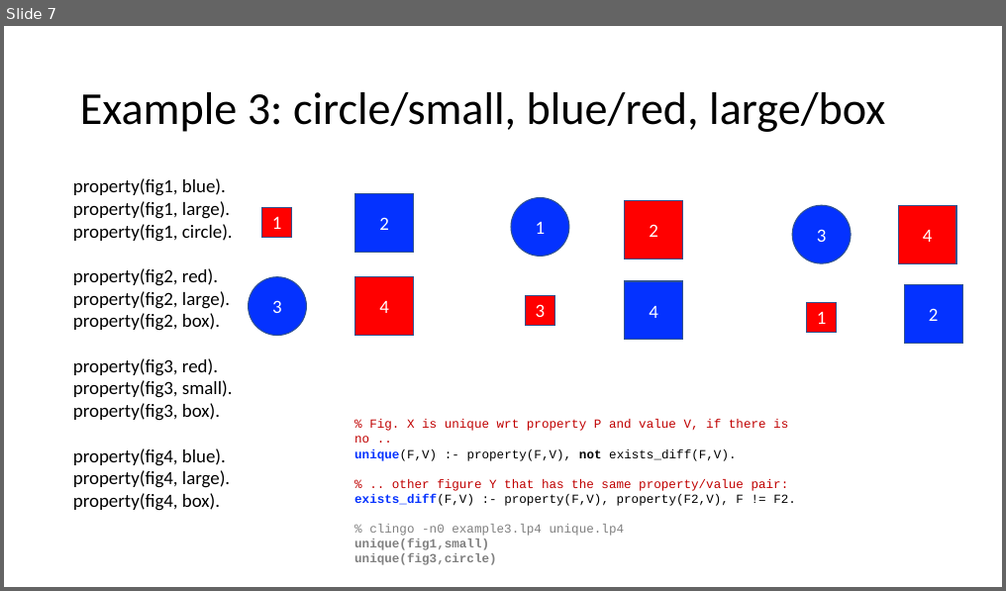
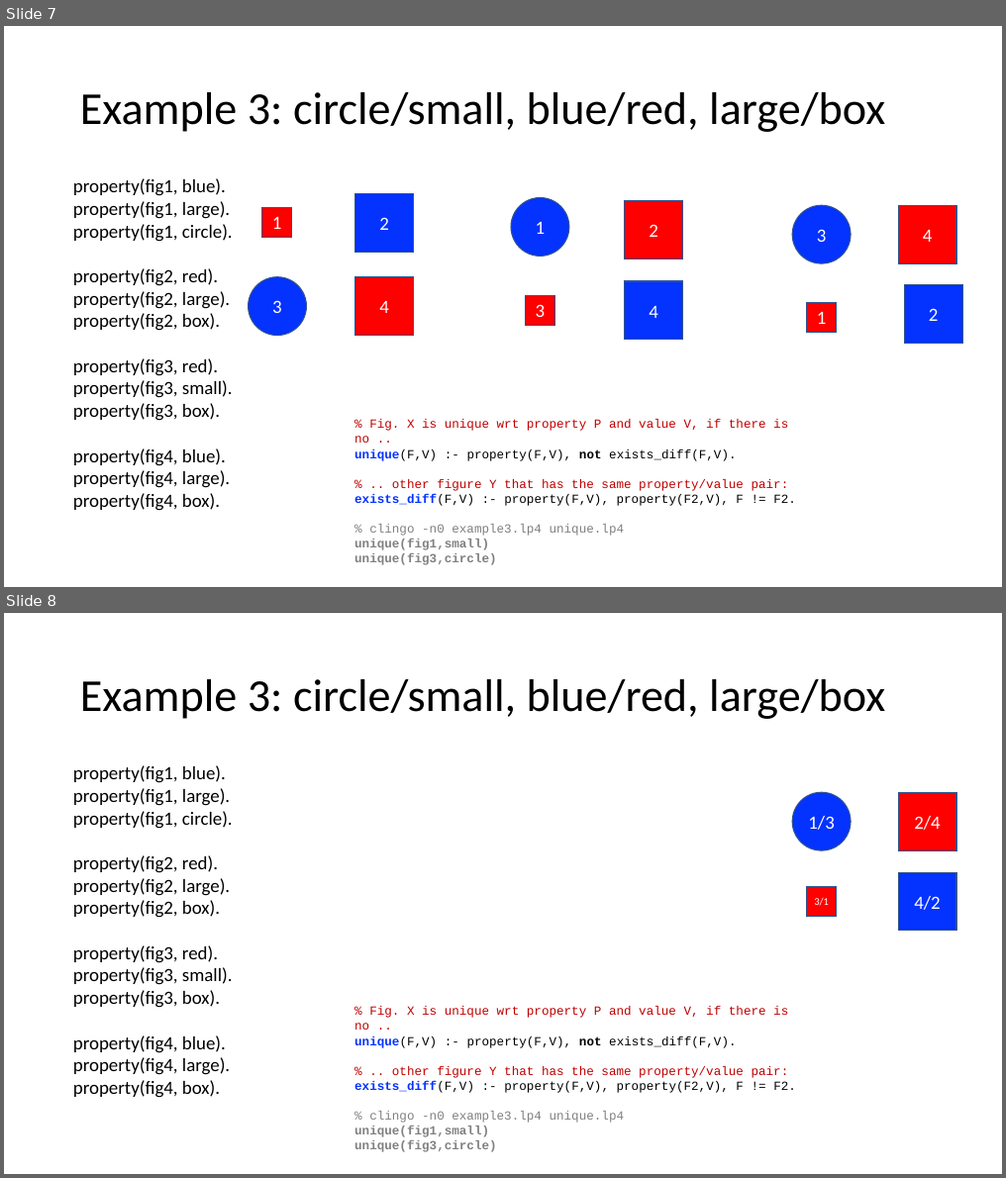
Before and after one commit to idaks/WODB, a slide deck: automorphisms/WODB-story.pptx. Shown one above the other, each under a label of ours: slide 7 before the commit, slides 7 and 8 after it. The pictures are 1006x591 and 1006x1178 pixels, drawn with LibreOffice and Linux fonts; fonts in the diff are those of the drawing. Boxes give left, top, right and bottom in pixels: in the first picture for what was removed or moved away, otherwise in the second. Text is boxed around its words. In the diff, an @@ line names an element or a change of style, - is before the commit and + after.

Commit message:
added JCDL SIGCM slides

```diff
--- a/automorphisms/WODB-story.pptx
+++ b/automorphisms/WODB-story.pptx
@@ slide 8 added at bbox=[4, 613, 1002, 1174], background #FFFFFF @@
@@ title added at bbox=[80, 679, 885, 719], 44 pt, text #000000 @@
+Example 3: circle/small, blue/red, large/box
@@ text added at bbox=[73, 765, 233, 1098], 18 pt, text #000000 @@
+property(fig1, blue).
+property(fig1, large).
+property(fig1, circle).
+property(fig2, red).
+property(fig2, large).
+property(fig2, box).
+property(fig3, red).
+property(fig3, small).
+property(fig3, box).
+property(fig4, blue).
+property(fig4, large).
+property(fig4, box).
@@ ellipse added at bbox=[792, 792, 850, 851], fill #0432FF, outline #325491 1 pt, 18 pt, text #FFFFFF @@
+1/3
@@ rectangle added at bbox=[899, 792, 957, 851], fill #FF0000, outline #325491 1 pt, 18 pt, text #FFFFFF @@
+2/4
@@ rectangle added at bbox=[899, 872, 957, 931], fill #0432FF, outline #325491 1 pt, 18 pt, text #FFFFFF @@
+4/2
@@ rectangle added at bbox=[807, 886, 837, 916], fill #FF0000, outline #325491 1 pt, 10 pt, text #FFFFFF @@
+3/1
@@ text added at bbox=[354, 1006, 796, 1153], 12 pt, text #C00000 @@
+% Fig. X is unique wrt property P and value V, if there is no ..
+unique(F,V) :- property(F,V), not exists_diff(F,V).
+% .. other figure Y that has the same property/value pair:
+exists_diff(F,V) :- property(F,V), property(F2,V), F != F2.
+% clingo -n0 example3.lp4 unique.lp4
+unique(fig1,small)
+unique(fig3,circle)
```
Also in this commit, not shown: 4 other files.
